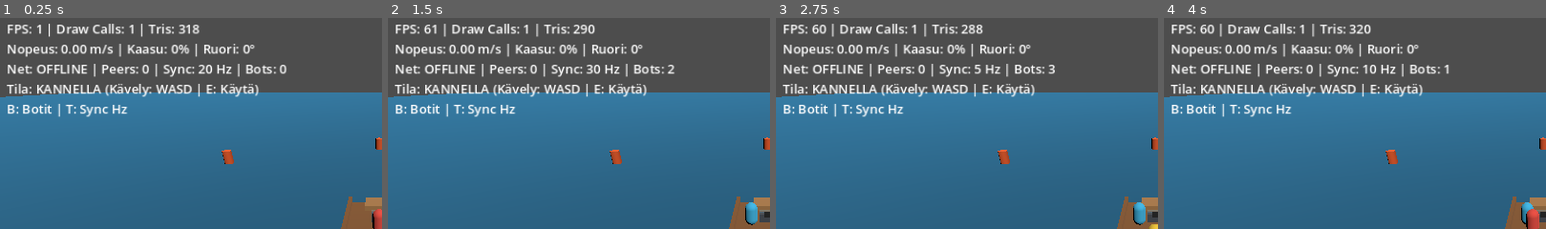
Above: before the commit, frames 1-4 (left to right).
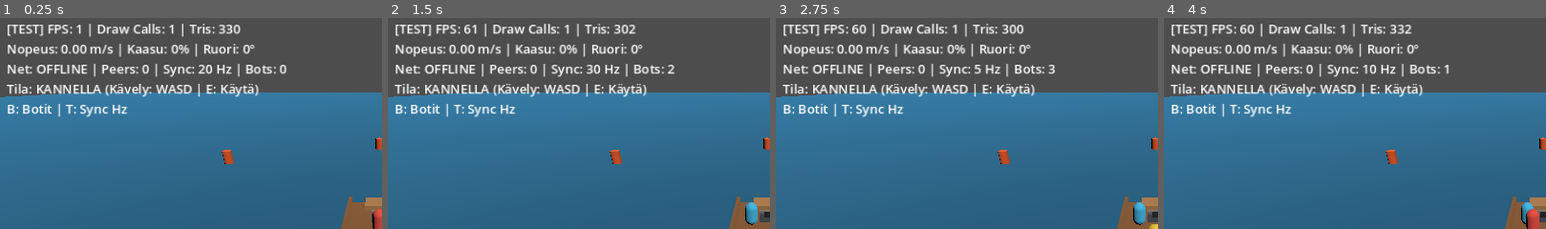
Above: after the commit, the same moments.

Repository: pukseli/kalastuspeli
Game: Godot game, scene res://src/main.tscn
Same seed, same stepped clock (60 frames per second), same inputs: the game is played once before the commit and once after it.
Inputs:
- Up to frame 1 (0.25 s): no input
- Up to frame 2 (1.5 s): tap Enter at 0.5 s; hold D 0.53-1.28 s; tap T at 0.6 s; tap B at 0.8, 1.35 s; hold S from 1.28 s (still down)
- Up to frame 3 (2.75 s): tap T at 1.55, 2.1 s; release S at 2.03 s; hold D from 2.03 s (still down); tap B at 2.3 s
- Up to frame 4 (4 s): tap Space at 2.75 s; release D at 2.78 s; hold W 2.78-3.53 s; tap B at 2.85, 3.8 s; tap T at 3.05 s; hold A from 3.53 s (still down); tap E at 3.6 s
The pictures show only the part of the screen within x 0-50%, y 0-50%; the shares and areas given below are measured in that part.

The runs differ from the first frame. In frame 1, 1.8% of the frame differs, in the area x 2-63%, y 2-10%; in frame 2, 1.9%; in frame 3, 1.9%, in the area x 2-65%, y 2-10%; in frame 4, 1.9%.

Commit message:
refactor(env): separate test and production environments via EnvConfig and tools/test-lan

Diff:
--- /dev/null
+++ b/src/core/config/env_config.gd
@@ -0,0 +1,192 @@
+class_name EnvConfig
+extends RefCounted
+## Environment profile and runtime configuration loader (test vs. prod).
+## Pure RefCounted core class with zero Node, rendering, or networking dependencies.
+
+const ENV_TEST: String = "test"
+const ENV_PROD: String = "prod"
+const ENV_CONFIG_DIR: String = "res://config/env"
+const USER_OVERRIDE_PATH: String = "user://env.override.cfg"
+
+const _RUNTIME_ENV_KEYS: Array[String] = [
+	"KALASTUSPELI_ENV",
+	"KALASTUSPELI_CONFIG",
+	"KALASTUSPELI_TRANSPORT",
+	"KALASTUSPELI_ADDRESS",
+	"KALASTUSPELI_PORT",
+	"KALASTUSPELI_SYNC_HZ",
+	"KALASTUSPELI_MAX_CLIENTS",
+	"KALASTUSPELI_DEBUG_HUD",
+	"KALASTUSPELI_DEBUG_HOTKEYS",
+	"KALASTUSPELI_VERBOSE_NET_LOGS",
+	"KALASTUSPELI_ALLOW_BOTS",
+]
+
+var env_name: String = ENV_TEST
+var debug_hud: bool = true
+var debug_hotkeys: bool = true
+var verbose_net_logs: bool = true
+var allow_bots: bool = true
+var transport: String = "enet"
+var default_address: String = "127.0.0.1"
+var default_port: int = 7777
+var sync_hz: int = 20
+var max_clients: int = 4
+
+
+func is_prod() -> bool:
+	return env_name == ENV_PROD
+
+
+func is_test() -> bool:
+	return env_name == ENV_TEST
+
+
+func apply_profile_defaults(profile_name: String) -> void:
+	var normalized := profile_name.to_lower().strip_edges()
+	if normalized == ENV_PROD:
+		env_name = ENV_PROD
+		debug_hud = false
+		debug_hotkeys = false
+		verbose_net_logs = false
+		allow_bots = false
+		transport = "enet"
+		default_address = ""
+		default_port = 7777
+		sync_hz = 20
+		max_clients = 4
+	else:
+		env_name = ENV_TEST if normalized.is_empty() else normalized
+		debug_hud = true
+		debug_hotkeys = true
+		verbose_net_logs = true
+		allow_bots = true
+		transport = "enet"
+		default_address = "127.0.0.1"
+		default_port = 7777
+		sync_hz = 20
+		max_clients = 4
+
+
+func load_config_file(path: String) -> bool:
+	if path.is_empty() or not FileAccess.file_exists(path):
+		return false
+	var cf := ConfigFile.new()
+	var err := cf.load(path)
+	if err != OK:
+		return false
+
+	if cf.has_section_key("environment", "name"):
+		env_name = str(cf.get_value("environment", "name")).to_lower().strip_edges()
+	if cf.has_section_key("environment", "debug_hud"):
+		debug_hud = _parse_bool(cf.get_value("environment", "debug_hud"), debug_hud)
+	if cf.has_section_key("environment", "debug_hotkeys"):
+		debug_hotkeys = _parse_bool(cf.get_value("environment", "debug_hotkeys"), debug_hotkeys)
+	if cf.has_section_key("environment", "verbose_net_logs"):
+		verbose_net_logs = _parse_bool(cf.get_value("environment", "verbose_net_logs"), verbose_net_logs)
+	if cf.has_section_key("environment", "allow_bots"):
+		allow_bots = _parse_bool(cf.get_value("environment", "allow_bots"), allow_bots)
+
+	if cf.has_section_key("network", "transport"):
+		transport = str(cf.get_value("network", "transport")).to_lower().strip_edges()
+	if cf.has_section_key("network", "default_address"):
+		default_address = str(cf.get_value("network", "default_address")).strip_edges()
+	if cf.has_section_key("network", "default_port"):
+		default_port = clampi(int(cf.get_value("network", "default_port")), 1, 65535)
+	if cf.has_section_key("network", "sync_hz"):
+		sync_hz = clampi(int(cf.get_value("network", "sync_hz")), 1, 60)
+	if cf.has_section_key("network", "max_clients"):
+		max_clients = clampi(int(cf.get_value("network", "max_clients")), 1, 32)
+
+	return true
+
+
+static func _extract_cli_value(cli_args: PackedStringArray, flag: String) -> String:
+	var eq_prefix := flag + "="
+	var i := 0
+	while i < cli_args.size():
+		var arg := cli_args[i]
+		if arg == flag:
+			if i + 1 < cli_args.size() and not cli_args[i + 1].begins_with("--"):
+				return cli_args[i + 1].strip_edges()
+			return ""
+		if arg.begins_with(eq_prefix):
+			return arg.substr(eq_prefix.length()).strip_edges()
+		i += 1
+	return ""
+
+
+static func _parse_bool(raw: Variant, fallback: bool) -> bool:
+	if raw is bool:
+		return raw
+	if raw is int or raw is float:
+		return int(raw) != 0
+	var s := str(raw).to_lower().strip_edges()
+	if s in ["1", "true", "yes", "on"]:
+		return true
+	if s in ["0", "false", "no", "off"]:
+		return false
+	return fallback
+
+
+static func load_for_runtime(cli_args: PackedStringArray) -> EnvConfig:
+	var env_vars := {}
+	for key in _RUNTIME_ENV_KEYS:
+		if OS.has_environment(key):
+			env_vars[key] = OS.get_environment(key)
+	return load_from_sources(cli_args, env_vars, OS.has_feature("prod"), true)
+
+
+static func load_from_sources(cli_args: PackedStringArray, env_vars: Dictionary = {}, has_prod_feature: bool = false, check_user_override: bool = false) -> EnvConfig:
+	var selected_env := _extract_cli_value(cli_args, "--env")
+	if selected_env.is_empty():
+		selected_env = str(env_vars.get("KALASTUSPELI_ENV", "")).strip_edges()
+	if selected_env.is_empty():
+		selected_env = ENV_PROD if has_prod_feature else ENV_TEST
+	selected_env = selected_env.to_lower()
+
+	var cfg := EnvConfig.new()
+	cfg.apply_profile_defaults(selected_env)
+	cfg.load_config_file("%s/%s.cfg" % [ENV_CONFIG_DIR, selected_env])
+
+	var override_path := _extract_cli_value(cli_args, "--config")
+	if override_path.is_empty():
+		override_path = str(env_vars.get("KALASTUSPELI_CONFIG", "")).strip_edges()
+	if override_path.is_empty() and check_user_override:
+		override_path = USER_OVERRIDE_PATH
+	if not override_path.is_empty():
+		cfg.load_config_file(override_path)
+
+	if env_vars.has("KALASTUSPELI_TRANSPORT"):
+		var raw_transport := str(env_vars["KALASTUSPELI_TRANSPORT"]).to_lower().strip_edges()
+		if not raw_transport.is_empty():
+			cfg.transport = raw_transport
+
+	if env_vars.has("KALASTUSPELI_ADDRESS"):
+		cfg.default_address = str(env_vars["KALASTUSPELI_ADDRESS"]).strip_edges()
+
+	if env_vars.has("KALASTUSPELI_PORT"):
+		var raw_port := str(env_vars["KALASTUSPELI_PORT"]).strip_edges()
+		if not raw_port.is_empty() and raw_port.is_valid_int():
+			cfg.default_port = clampi(int(raw_port), 1, 65535)
+
+	if env_vars.has("KALASTUSPELI_SYNC_HZ"):
+		var raw_hz := str(env_vars["KALASTUSPELI_SYNC_HZ"]).strip_edges()
+		if not raw_hz.is_empty() and raw_hz.is_valid_int():
+			cfg.sync_hz = clampi(int(raw_hz), 1, 60)
+
+	if env_vars.has("KALASTUSPELI_MAX_CLIENTS"):
+		var raw_max := str(env_vars["KALASTUSPELI_MAX_CLIENTS"]).strip_edges()
+		if not raw_max.is_empty() and raw_max.is_valid_int():
+			cfg.max_clients = clampi(int(raw_max), 1, 32)
+
+	if env_vars.has("KALASTUSPELI_DEBUG_HUD") and not str(env_vars["KALASTUSPELI_DEBUG_HUD"]).strip_edges().is_empty():
+		cfg.debug_hud = _parse_bool(env_vars["KALASTUSPELI_DEBUG_HUD"], cfg.debug_hud)
+	if env_vars.has("KALASTUSPELI_DEBUG_HOTKEYS") and not str(env_vars["KALASTUSPELI_DEBUG_HOTKEYS"]).strip_edges().is_empty():
+		cfg.debug_hotkeys = _parse_bool(env_vars["KALASTUSPELI_DEBUG_HOTKEYS"], cfg.debug_hotkeys)
+	if env_vars.has("KALASTUSPELI_VERBOSE_NET_LOGS") and not str(env_vars["KALASTUSPELI_VERBOSE_NET_LOGS"]).strip_edges().is_empty():
+		cfg.verbose_net_logs = _parse_bool(env_vars["KALASTUSPELI_VERBOSE_NET_LOGS"], cfg.verbose_net_logs)
+	if env_vars.has("KALASTUSPELI_ALLOW_BOTS") and not str(env_vars["KALASTUSPELI_ALLOW_BOTS"]).strip_edges().is_empty():
+		cfg.allow_bots = _parse_bool(env_vars["KALASTUSPELI_ALLOW_BOTS"], cfg.allow_bots)
+
+	return cfg
--- a/src/main.gd
+++ b/src/main.gd
@@ -5,6 +5,7 @@
 var boat_simulator: BoatSimulator = BoatSimulator.new()
 var crew_simulator: CrewSimulator = CrewSimulator.new()
 var station_simulator: StationSimulator = StationSimulator.new()
+var env_config: EnvConfig = EnvConfig.new()
 var network_manager: NetworkManager
 var world_view: WorldView
 
@@ -16,21 +17,24 @@
 	var cli_args := OS.get_cmdline_user_args()
 	if cli_args.is_empty():
 		cli_args = OS.get_cmdline_args()
-	network_manager.configure_from_args(cli_args)
+	env_config = EnvConfig.load_for_runtime(cli_args)
+	network_manager.configure_from_args(cli_args, env_config)
 	network_manager.game_snapshot_received.connect(_on_game_snapshot_received)
 	network_manager.start_session()
 
 	world_view = WorldView.new()
 	add_child(world_view)
+	world_view.debug_hud_enabled = env_config.debug_hud
 	world_view.apply_game_state(game_state, network_manager.get_status_text(), network_manager.get_local_peer_id())
 
 
 func _unhandled_key_input(event: InputEvent) -> void:
 	if event is InputEventKey and event.pressed and not event.echo:
 		if event.physical_keycode == KEY_T or event.keycode == KEY_T:
-			network_manager.cycle_sync_rate()
+			if env_config.debug_hotkeys:
+				network_manager.cycle_sync_rate()
 		elif event.physical_keycode == KEY_B or event.keycode == KEY_B:
-			if network_manager.is_authority():
+			if env_config.debug_hotkeys and env_config.allow_bots and network_manager.is_authority():
 				network_manager.cycle_bot_count()
 		elif event.physical_keycode == KEY_E or event.keycode == KEY_E:
 			player_input.interact = true
--- a/src/network/network_manager.gd
+++ b/src/network/network_manager.gd
@@ -15,6 +15,8 @@
 var port: int = DEFAULT_PORT
 var sync_rate_hz: int = DEFAULT_SYNC_HZ
 var bot_count: int = 0
+var max_clients: int = 4
+var env_config: EnvConfig = EnvConfig.new()
 var transport: NetworkTransport = NetworkTransport.new()
 
 var _tick_counter: int = 0
@@ -66,13 +68,47 @@
 	}
 
 
-func configure_from_args(args: PackedStringArray) -> void:
+func apply_env_config(cfg: EnvConfig) -> void:
+	if cfg == null:
+		return
+	env_config = cfg
+	address = cfg.default_address
+	port = cfg.default_port
+	set_sync_rate_hz(cfg.sync_hz)
+	max_clients = cfg.max_clients
+	transport.backend = cfg.transport
+	if not cfg.allow_bots:
+		bot_count = 0
+
+
+func configure_from_args(args: PackedStringArray, base_env: EnvConfig = null) -> void:
+	if base_env == null:
+		var cfg := parse_cli_args(args)
+		mode = str(cfg.get("mode", "offline"))
+		address = str(cfg.get("address", DEFAULT_ADDRESS))
+		port = int(cfg.get("port", DEFAULT_PORT))
+		set_sync_rate_hz(int(cfg.get("sync_hz", DEFAULT_SYNC_HZ)))
+		set_bot_count(int(cfg.get("bots", 0)))
+		_net_state = "offline"
+		return
+
+	apply_env_config(base_env)
 	var cfg := parse_cli_args(args)
 	mode = str(cfg.get("mode", "offline"))
-	address = str(cfg.get("address", DEFAULT_ADDRESS))
-	port = int(cfg.get("port", DEFAULT_PORT))
-	set_sync_rate_hz(int(cfg.get("sync_hz", DEFAULT_SYNC_HZ)))
-	set_bot_count(int(cfg.get("bots", 0)))
+	var has_explicit_join_ip := false
+	for i in range(args.size()):
+		if args[i] == "--join":
+			has_explicit_join_ip = (i + 1 < args.size() and not args[i + 1].begins_with("--"))
+	if has_explicit_join_ip:
+		address = str(cfg.get("address", address))
+	elif mode == "client" and address.is_empty():
+		address = DEFAULT_ADDRESS
+	if args.has("--port"):
+		port = int(cfg.get("port", port))
+	if args.has("--sync-hz"):
+		set_sync_rate_hz(int(cfg.get("sync_hz", sync_rate_hz)))
+	if args.has("--bots"):
+		set_bot_count(int(cfg.get("bots", 0)))
 	_net_state = "offline"
 
 
@@ -84,7 +120,7 @@
 		return ERR_UNCONFIGURED
 
 	if mode == "host":
-		var host_peer := transport.create_host_peer(port)
+		var host_peer := transport.create_host(port, max_clients)
 		if host_peer == null:
 			_net_state = "bind_failed"
 			return ERR_CANT_CREATE
@@ -94,11 +130,11 @@
 		if not multiplayer.peer_disconnected.is_connected(_on_peer_disconnected):
 			multiplayer.peer_disconnected.connect(_on_peer_disconnected)
 		_net_state = "hosting"
-		print("[NET] Hosting on UDP *:%d (sync: %d Hz)" % [port, sync_rate_hz])
+		_log_net("[NET] Hosting on UDP *:%d (sync: %d Hz)" % [port, sync_rate_hz])
 		return OK
 
 	if mode == "client":
-		var client_peer := transport.create_client_peer(address, port)
+		var client_peer := transport.create_client(address, port)
 		if client_peer == null:
 			_net_state = "failed"
 			return ERR_CANT_CREATE
@@ -110,7 +146,7 @@
 		if not multiplayer.server_disconnected.is_connected(_on_server_disconnected):
 			multiplayer.server_disconnected.connect(_on_server_disconnected)
 		_net_state = "connecting"
-		print("[NET] Connecting to %s:%d ..." % [address, port])
+		_log_net("[NET] Connecting to %s:%d ..." % [address, port])
 		return OK
 
 	return OK
@@ -128,10 +164,16 @@
 
 
 func set_bot_count(count: int) -> void:
+	if env_config != null and not env_config.allow_bots:
+		bot_count = 0
+		return
 	bot_count = clampi(count, 0, CrewSimulator.MAX_BOTS)
 
 
 func cycle_bot_count() -> int:
+	if env_config != null and not env_config.allow_bots:
+		bot_count = 0
+		return 0
 	bot_count = (bot_count + 1) % (CrewSimulator.MAX_BOTS + 1)
 	return bot_count
 
@@ -253,6 +295,21 @@
 
 
 func get_status_text() -> String:
+	if env_config != null and not env_config.debug_hud:
+		if mode == "host":
+			if _net_state == "bind_failed":
+				return "HOST VIRHE"
+			return "HOST | Pelaajat: %d" % (_connected_peers.size() + 1)
+		if mode == "client":
+			if _is_client_connected():
+				return "YHDISTETTY"
+			if _net_state == "failed":
+				return "YHTEYS EPÄONNISTUI"
+			if _net_state == "disconnected":
+				return "YHTEYS KATKESI"
+			return "YHDISTETÄÄN..."
+		return "YKSINPELI"
+
 	if mode == "host":
 		var host_label := "HOST BIND FAILED (:%d)" % port if _net_state == "bind_failed" else "HOST (:%d)" % port
 		return "Net: %s | Peers: %d | Sync: %d Hz | Bots: %d" % [host_label, _connected_peers.size(), sync_rate_hz, bot_count]
@@ -319,7 +376,7 @@
 			"move_z": 0.0,
 			"interact": false,
 		}
-	print("[NET] Peer connected: %d" % peer_id)
+	_log_net("[NET] Peer connected: %d" % peer_id)
 
 
 func _on_peer_disconnected(peer_id: int) -> void:
@@ -327,22 +384,27 @@
 	_client_inputs.erase(peer_id)
 	if not _disconnected_peers.has(peer_id):
 		_disconnected_peers.append(peer_id)
-	print("[NET] Peer disconnected: %d" % peer_id)
+	_log_net("[NET] Peer disconnected: %d" % peer_id)
 
 
 func _on_connected_to_server() -> void:
 	_net_state = "connected"
-	print("[NET] Connected to server %s:%d (local peer_id=%d)" % [address, port, get_local_peer_id()])
+	_log_net("[NET] Connected to server %s:%d (local peer_id=%d)" % [address, port, get_local_peer_id()])
 
 
 func _on_connection_failed() -> void:
 	_net_state = "failed"
-	print("[NET] Connection failed to %s:%d (check Host IP, UDP port %d, and firewall)" % [address, port, port])
+	_log_net("[NET] Connection failed to %s:%d (check Host IP, UDP port %d, and firewall)" % [address, port, port])
 
 
 func _on_server_disconnected() -> void:
 	_net_state = "disconnected"
-	print("[NET] Disconnected from server %s:%d" % [address, port])
+	_log_net("[NET] Disconnected from server %s:%d" % [address, port])
+
+
+func _log_net(message: String) -> void:
+	if env_config == null or env_config.verbose_net_logs:
+		print(message)
 
 
 func _is_client_connected() -> bool:
--- a/src/network/network_transport.gd
+++ b/src/network/network_transport.gd
@@ -1,5 +1,33 @@
 class_name NetworkTransport
 extends RefCounted
+
+const BACKEND_ENET: String = "enet"
+
+var backend: String = BACKEND_ENET
+
+
+static func is_supported_backend(backend_name: String) -> bool:
+	return backend_name.to_lower().strip_edges() == BACKEND_ENET
+
+
+func create_host(port: int, max_clients: int = 4) -> MultiplayerPeer:
+	var selected := backend.to_lower().strip_edges()
+	match selected:
+		BACKEND_ENET:
+			return create_host_peer(port, max_clients)
+		_:
+			push_error("NetworkTransport: unsupported backend '%s'" % backend)
+			return null
+
+
+func create_client(address: String, port: int) -> MultiplayerPeer:
+	var selected := backend.to_lower().strip_edges()
+	match selected:
+		BACKEND_ENET:
+			return create_client_peer(address, port)
+		_:
+			push_error("NetworkTransport: unsupported backend '%s'" % backend)
+			return null
 
 
 func create_host_peer(port: int, max_clients: int = 4) -> ENetMultiplayerPeer:
--- a/src/view/world_view.gd
+++ b/src/view/world_view.gd
@@ -9,6 +9,7 @@
 var hud_label: Label
 var prompt_label: Label
 var net_status_text: String = "Net: OFFLINE | Peers: 0 | Sync: 20 Hz | Bots: 0"
+var debug_hud_enabled: bool = true
 
 var _current_cam_offset: Vector3 = CAMERA_OFFSET
 var _current_cam_pitch: float = CAMERA_PITCH_DEG
@@ -129,20 +130,28 @@
 	camera.position = boat.world_position + _current_cam_offset.rotated(Vector3.UP, boat.heading)
 	camera.rotation = Vector3(deg_to_rad(_current_cam_pitch), boat.heading, 0.0)
 
-	var fps := Engine.get_frames_per_second()
-	var draw_calls := int(Performance.get_monitor(Performance.RENDER_TOTAL_DRAW_CALLS_IN_FRAME))
-	var primitives := int(Performance.get_monitor(Performance.RENDER_TOTAL_PRIMITIVES_IN_FRAME))
-
 	var control_mode := "RUORISSA (Ajo: WASD / Nuolet | E: Poistu)" if in_helm else "KANNELLA (Kävely: WASD | E: Käytä)"
-	hud_label.text = "FPS: %d | Draw Calls: %d | Tris: %d\nNopeus: %.2f m/s | Kaasu: %.0f%% | Ruori: %.0f°\n%s\nTila: %s\nB: Botit | T: Sync Hz" % [
-		fps,
-		draw_calls,
-		primitives,
-		boat.forward_speed,
-		boat.throttle * 100.0,
-		rad_to_deg(boat.steering_angle),
-		net_status_text,
-		control_mode,
-	]
+	if debug_hud_enabled:
+		var fps := Engine.get_frames_per_second()
+		var draw_calls := int(Performance.get_monitor(Performance.RENDER_TOTAL_DRAW_CALLS_IN_FRAME))
+		var primitives := int(Performance.get_monitor(Performance.RENDER_TOTAL_PRIMITIVES_IN_FRAME))
+		hud_label.text = "[TEST] FPS: %d | Draw Calls: %d | Tris: %d\nNopeus: %.2f m/s | Kaasu: %.0f%% | Ruori: %.0f°\n%s\nTila: %s\nB: Botit | T: Sync Hz" % [
+			fps,
+			draw_calls,
+			primitives,
+			boat.forward_speed,
+			boat.throttle * 100.0,
+			rad_to_deg(boat.steering_angle),
+			net_status_text,
+			control_mode,
+		]
+	else:
+		hud_label.text = "Nopeus: %.2f m/s | Kaasu: %.0f%% | Ruori: %.0f°\n%s\nTila: %s" % [
+			boat.forward_speed,
+			boat.throttle * 100.0,
+			rad_to_deg(boat.steering_angle),
+			net_status_text,
+			control_mode,
+		]
 
 	prompt_label.text = prompt
--- /dev/null
+++ b/tests/test_env_config.gd
@@ -0,0 +1,102 @@
+extends "res://tests/test_case.gd"
+
+
+func test_loads_test_and_prod_profiles() -> void:
+	var default_cfg := EnvConfig.load_from_sources(PackedStringArray([]))
+	assert_true(default_cfg.is_test(), "Default profile should be test")
+	assert_eq(default_cfg.env_name, "test", "Default env_name should be test")
+	assert_true(default_cfg.debug_hud, "Test profile enables debug_hud")
+	assert_true(default_cfg.debug_hotkeys, "Test profile enables debug_hotkeys")
+	assert_true(default_cfg.verbose_net_logs, "Test profile enables verbose_net_logs")
+	assert_true(default_cfg.allow_bots, "Test profile enables allow_bots")
+	assert_eq(default_cfg.transport, "enet", "Test profile uses enet transport")
+	assert_eq(default_cfg.default_address, "127.0.0.1", "Test profile defaults to 127.0.0.1")
+	assert_eq(default_cfg.default_port, 7777, "Test profile defaults to port 7777")
+	assert_eq(default_cfg.sync_hz, 20, "Test profile defaults to 20 Hz")
+	assert_eq(default_cfg.max_clients, 4, "Test profile defaults to 4 max_clients")
+
+	var prod_cli_cfg := EnvConfig.load_from_sources(PackedStringArray(["--env", "prod"]))
+	assert_true(prod_cli_cfg.is_prod(), "--env prod selects prod profile")
+	assert_eq(prod_cli_cfg.env_name, "prod", "Prod env_name should be prod")
+	assert_true(not prod_cli_cfg.debug_hud, "Prod profile disables debug_hud")
+	assert_true(not prod_cli_cfg.debug_hotkeys, "Prod profile disables debug_hotkeys")
+	assert_true(not prod_cli_cfg.verbose_net_logs, "Prod profile disables verbose_net_logs")
+	assert_true(not prod_cli_cfg.allow_bots, "Prod profile disables allow_bots")
+	assert_eq(prod_cli_cfg.transport, "enet", "Prod profile uses enet transport")
+	assert_eq(prod_cli_cfg.default_address, "", "Prod profile clears default_address")
+	assert_eq(prod_cli_cfg.default_port, 7777, "Prod profile defaults to port 7777")
+	assert_eq(prod_cli_cfg.sync_hz, 20, "Prod profile defaults to 20 Hz")
+	assert_eq(prod_cli_cfg.max_clients, 4, "Prod profile defaults to 4 max_clients")
+
+	var prod_feature_cfg := EnvConfig.load_from_sources(PackedStringArray([]), {}, true)
+	assert_true(prod_feature_cfg.is_prod(), "prod feature tag selects prod profile")
+	assert_true(not prod_feature_cfg.debug_hud, "prod feature profile disables debug_hud")
+	assert_true(not prod_feature_cfg.allow_bots, "prod feature profile disables allow_bots")
+	assert_eq(prod_feature_cfg.default_address, "", "prod feature profile clears default_address")
+
+
+func test_env_vars_override_profile_and_cli_overrides_env() -> void:
+	var env_vars := {
+		"KALASTUSPELI_PORT": "8888",
+		"KALASTUSPELI_SYNC_HZ": "30",
+		"KALASTUSPELI_ADDRESS": "10.20.30.40",
+		"KALASTUSPELI_DEBUG_HUD": "true",
+	}
+	var env_cfg := EnvConfig.load_from_sources(PackedStringArray(["--env", "prod"]), env_vars)
+	assert_true(env_cfg.is_prod(), "Profile remains prod when overridden by env vars")
+	assert_eq(env_cfg.default_port, 8888, "KALASTUSPELI_PORT overrides profile port")
+	assert_eq(env_cfg.sync_hz, 30, "KALASTUSPELI_SYNC_HZ overrides profile sync_hz")
+	assert_eq(env_cfg.default_address, "10.20.30.40", "KALASTUSPELI_ADDRESS overrides profile address")
+	assert_true(env_cfg.debug_hud, "KALASTUSPELI_DEBUG_HUD overrides profile debug_hud")
+
+	var net_cli := NetworkManager.new()
+	net_cli.configure_from_args(PackedStringArray(["--join", "192.168.50.10", "--port", "9000"]), env_cfg)
+	assert_eq(net_cli.mode, "client", "--join sets client mode")
+	assert_eq(net_cli.address, "192.168.50.10", "Explicit --join IP overrides EnvConfig default_address")
+	assert_eq(net_cli.port, 9000, "Explicit --port overrides EnvConfig default_port")
+	assert_eq(net_cli.sync_rate_hz, 30, "Sync rate inherits from EnvConfig when --sync-hz omitted")
+	net_cli.free()
+
+	var net_bare_join := NetworkManager.new()
+	net_bare_join.configure_from_args(PackedStringArray(["--join"]), env_cfg)
+	assert_eq(net_bare_join.mode, "client", "Bare --join sets client mode")
+	assert_eq(net_bare_join.address, "10.20.30.40", "Bare --join preserves EnvConfig default_address")
+	assert_eq(net_bare_join.port, 8888, "Bare --join preserves EnvConfig default_port")
+	net_bare_join.free()
+
+
+func test_prod_disables_bots_and_debug_hud() -> void:
+	var prod_cfg := EnvConfig.load_from_sources(PackedStringArray(["--env", "prod"]))
+	var net := NetworkManager.new()
+	net.configure_from_args(PackedStringArray(["--host", "--bots", "3"]), prod_cfg)
+	assert_eq(net.bot_count, 0, "Prod profile rejects --bots 3")
+	assert_eq(net.cycle_bot_count(), 0, "Prod profile keeps cycle_bot_count at 0")
+	assert_eq(net.bot_count, 0, "Prod profile keeps bot_count at 0")
+	assert_eq(net.get_status_text(), "HOST | Pelaajat: 1", "Prod host status text is clean Finnish label")
+
+	var world := WorldView.new()
+	world.debug_hud_enabled = prod_cfg.debug_hud
+	var state := GameState.new()
+	world.apply_game_state(state, net.get_status_text(), 1, true)
+	assert_true(not world.hud_label.text.contains("FPS:"), "Prod HUD hides FPS counter")
+	assert_true(not world.hud_label.text.contains("B: Botit"), "Prod HUD hides debug hotkey hints")
+	assert_true(world.hud_label.text.contains("HOST | Pelaajat: 1"), "Prod HUD shows clean host status text")
+
+	net.free()
+	free_node(world)
+
+
+func test_transport_backend_dispatch() -> void:
+	assert_true(NetworkTransport.is_supported_backend("enet"), "enet backend is supported")
+	assert_true(not NetworkTransport.is_supported_backend("steam"), "steam backend is not yet supported")
+
+	var transport := NetworkTransport.new()
+	var host_peer := transport.create_host(17778, 4)
+	assert_true(host_peer != null, "NetworkTransport.create_host returns valid peer for enet")
+	var client_peer := transport.create_client("127.0.0.1", 17778)
+	assert_true(client_peer != null, "NetworkTransport.create_client returns valid peer for enet")
+
+	if client_peer != null:
+		client_peer.close()
+	if host_peer != null:
+		host_peer.close()
Not shown, added: tools/.gdignore
Not shown, changed: specs/00-environment.md
Not shown, added: tools/test-lan/join_lan.sh
Not shown, added: tools/test-lan/start_host_linux.sh
Not shown, added: tools/test-lan/start_host_windows.ps1
